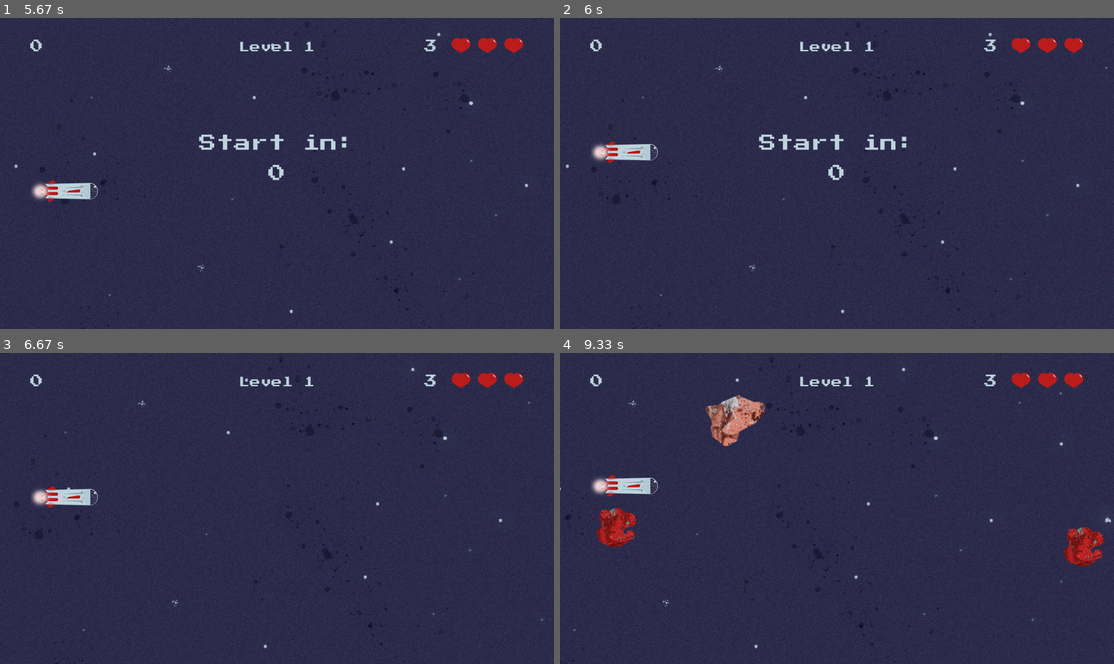
Above: before the commit, frames 1-4 (two rows, left to right).
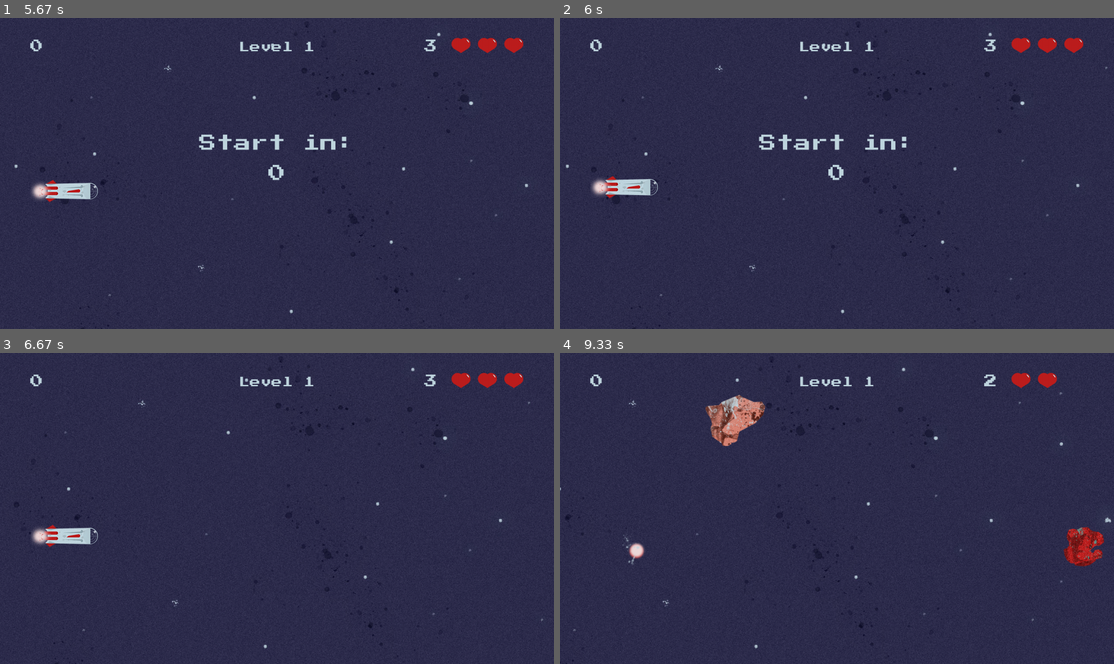
Above: after the commit, the same moments.

Repository: AdrianFSN/proyecto-final-pygame-quest
Game: pygame game, started from main.py
The game is run twice, just before and just after one commit, with the same random seed, the same clock (stepped at 60 frames per second) and the same inputs.
Inputs:
- Up to frame 1 (5.67 s): tap Space at 0.33 s
- Up to frame 2 (6 s): hold Up from 5.67 s (still down); tap Space at 5.73 s
- Up to frame 3 (6.67 s): tap Space at 6.03, 6.23, 6.63 s; release Up at 6.13 s; hold Down 6.17-6.53 s; hold Up from 6.57 s (still down)
- Up to frame 4 (9.33 s): release Up at 6.87 s; hold Down 6.9-7.2 s; tap Space at 6.97, 7.3, 7.7, 8.1, 8.43, 8.77, 9.17 s; hold Up 7.23-7.6 s; hold Down 7.63-8 s; hold Up 8.03-8.33 s; hold Down 8.37-8.67 s; hold Up 8.7-9.07 s; hold Down from 9.1 s (still down)

Frame 1 is identical in both runs. In frame 2, 1.2% of the frame differs, in the area x 5-18%, y 39-58%; in frame 3, 1.2%; in frame 4, 1.6%, in the area x 5-95%, y 6-68%.

Commit message:
feat: creo el método reset ship costume

Diff:
--- a/glumtar/entities.py
+++ b/glumtar/entities.py
@@ -34,6 +34,16 @@
         if amount < ANIMATION_FRAMES:
             self.image = pygame.image.load(
                 self.explosion_frames.get(amount))
+
+    def reset_ship_costume(self, initialize):
+        initialize = initialize
+
+        if initialize:
+            self.img_route = os.path.join(
+                'glumtar', 'resources', 'images', 'ship0_0.png')
+            self.image = pygame.image.load(self.img_route)
+            self.rect = self.image.get_rect(
+                midleft=(self.left_margin, (HEIGHT + TOP_MARGIN_LIMIT)/2))
 
     def reset_speed(self):
         self.pressed = pygame.key.get_pressed()
--- a/glumtar/scenes.py
+++ b/glumtar/scenes.py
@@ -66,6 +66,9 @@
         self.activate_explosion_frames = pygame.USEREVENT + 4
         pygame.time.set_timer(self.activate_explosion_frames, 5)
         self.frames_speed = 1
+
+        """ self.turn_back_to_ship_costume = pygame.USEREVENT + 5
+        pygame.time.set_timer(self.turn_back_to_ship_costume, 1000) """
 
         self.initial_time = pygame.time.get_ticks()
         self.current_time = None
@@ -87,6 +90,7 @@
         countdown_active = True
         end_game = False
         activate_explosion = False
+        initialize_ship_costume = False
 
         while not exit:
             self.clock.tick(FPS)
@@ -106,13 +110,21 @@
                 if event.type == self.activate_explosion_frames:
                     if activate_explosion:
                         self.player.explode_the_ship(self.frames_speed)
-                        self.screen.blit(self.player.image, self.player.rect)
+                        # self.screen.blit(self.player.image, self.player.rect)
                         if self.frames_speed <= len(self.player.explosion_frames):
                             self.frames_speed += 1
                         else:
                             activate_explosion = False
                             if self.lives_counter.lives_value > 0:
                                 countdown_active = True
+                """ if event.type == self.turn_back_to_ship_costume:
+                    if initialize_ship_costume:
+                        self.player.reset_ship_costume(
+                            self.screen, initialize_ship_costume)
+                        self.screen.blit(
+                            self.player.image, self.player.rect) """
+                # initialize_ship_costume = False
+
                 if event.type == self.request_go_to_records:
                     if end_game:
                         self.go_to_records()
@@ -134,16 +146,26 @@
             self.lives_counter.show_lives(self.screen)
             # print(f"End game está en {end_game}")
 
+            if initialize_ship_costume:
+                self.player.reset_ship_costume(initialize_ship_costume)
+                print(initialize_ship_costume)
+
             if countdown_active:
                 self.countdown.draw_countdown()
                 self.countdown.add_countdown_title()
                 self.allow_collisions = False
                 self.allow_points = False
+                initialize_ship_costume = True
+                print(initialize_ship_costume)
+
                 if self.countdown.counter < self.countdown.stop:
                     countdown_active = False
                     self.countdown.reset_countdown()
                     self.allow_collisions = True
                     self.allow_points = True
+                    initialize_ship_costume = False
+                    self.screen.blit(self.player.image, self.player.rect)
+                    print(initialize_ship_costume)
 
             self.player.update()
             self.screen.blit(self.player.image, self.player.rect)
@@ -220,6 +242,16 @@
             self.title, True, COLUMBIA_BLUE)
         self.screen.blit(
             title_render, (self.pos_X, self.pos_Y))
+
+    """ def reset_ship_costume(self, initialize):
+        initialize = initialize
+
+        if initialize:
+            self.player.img_route = os.path.join(
+                'glumtar', 'resources', 'images', 'ship0_0.png')
+            self.player.image = pygame.image.load(self.player.img_route)
+            self.player.rect = self.player.image.get_rect(
+                midleft=(self.player.left_margin, (HEIGHT + TOP_MARGIN_LIMIT)/2)) """
 
     def show_game_over(self):
         game_over_title = "Game Over"
